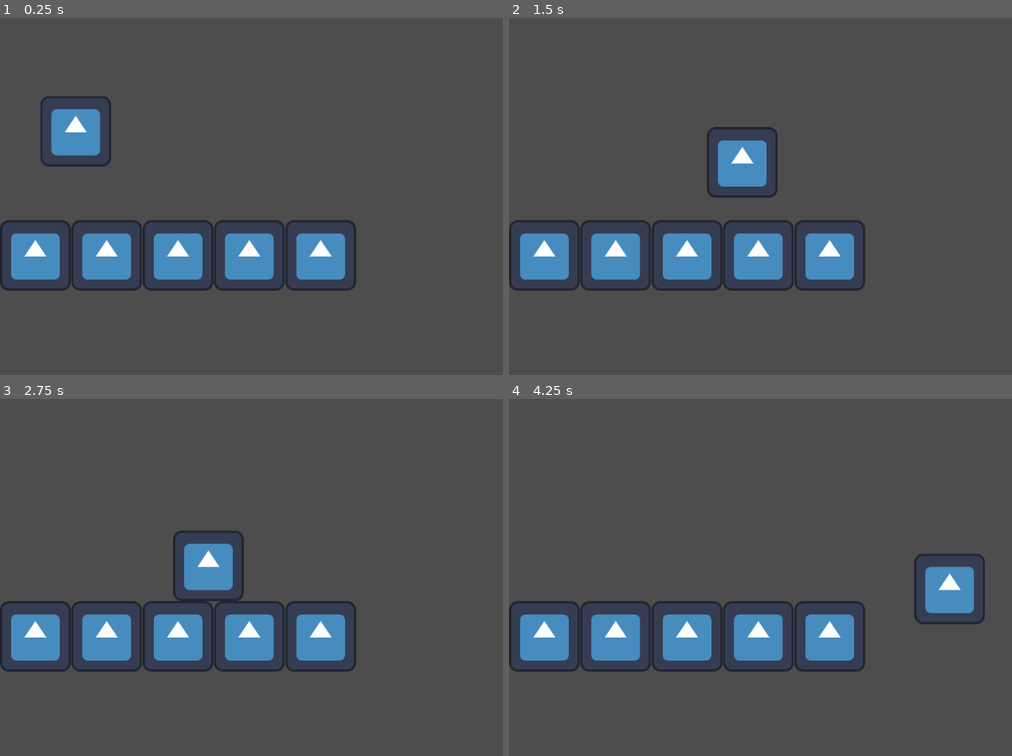
Above: before the commit, frames 1-4 (two rows, left to right).
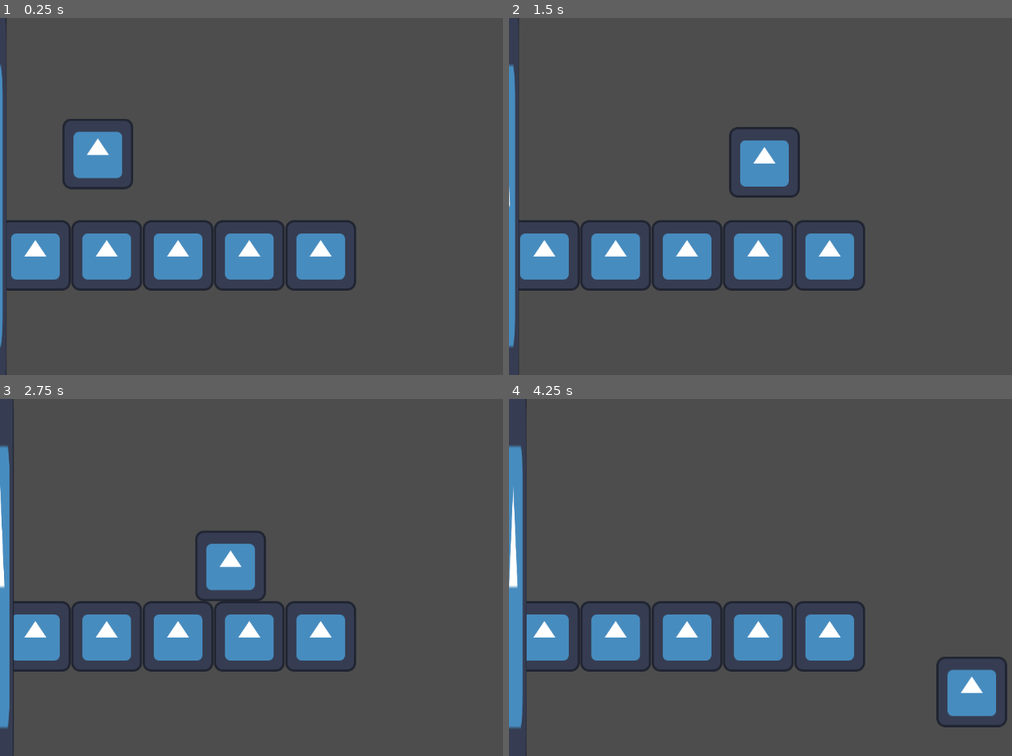
Above: after the commit, the same moments.

Repository: Talen400/42-gd-jam
Game: Godot game, scene res://scenes/world.tscn
Same seed, same stepped clock (60 frames per second), same inputs: the game is played once before the commit and once after it. The engine's default icon, where the game draws it, is replaced by a stand-in: a white triangle on a blue panel in a dark square.
Inputs:
- Up to frame 1 (0.25 s): no input
- Up to frame 2 (1.5 s): hold D (right) from 0.53 s (still down); tap Space (jump) at 0.77 s
- Up to frame 3 (2.75 s): tap Space (jump) at 1.52 s; release D (right) at 2.03 s; hold A (left) from 2.03 s (still down)
- Up to frame 4 (4.25 s): release A (left) at 2.78 s; hold D (right) from 2.78 s (still down); tap Space (jump) at 3.02, 3.77 s

The runs differ from the first frame. In frame 1, 3.0% of the frame differs, in the area x 0-27%, y 0-100%; in frame 2, 2.8%; in frame 3, 3.4%; in frame 4, 5.7%, in the area x 0-100%, y 0-100%.

Commit message:
feat: adding death_wall initial

Diff:
--- a/project.godot
+++ b/project.godot
@@ -23,6 +23,10 @@
 [editor_plugins]
 
 enabled=PackedStringArray("res://addons/debug_menu/plugin.cfg")
+
+[global_group]
+
+players="players"
 
 [input]
 
--- /dev/null
+++ b/scenes/death_wall.tscn
@@ -0,0 +1,22 @@
+[gd_scene format=3 uid="uid://dfim6n1m6qciq"]
+
+[ext_resource type="Script" uid="uid://cfsje63x1dla5" path="res://scripts/death_wall.gd" id="1_flqnd"]
+[ext_resource type="Texture2D" uid="uid://ljgammoqfq2h" path="res://icon.svg" id="2_mbltr"]
+
+[sub_resource type="RectangleShape2D" id="RectangleShape2D_mbltr"]
+size = Vector2(29, 730)
+
+[node name="death_wall" type="Area2D" unique_id=715483078 groups=["players"]]
+script = ExtResource("1_flqnd")
+
+[node name="CollisionShape2D" type="CollisionShape2D" parent="." unique_id=357860831]
+position = Vector2(4.5, 355)
+shape = SubResource("RectangleShape2D_mbltr")
+debug_color = Color(0.8517677, 0.29260057, 0.5898715, 0.41960785)
+
+[node name="Sprite2D" type="Sprite2D" parent="." unique_id=1863853703]
+position = Vector2(-13.499999, 329)
+scale = Vector2(0.38281247, 6.078125)
+texture = ExtResource("2_mbltr")
+
+[connection signal="body_entered" from="." to="." method="_on_body_entered"]
--- a/scenes/player.tscn
+++ b/scenes/player.tscn
@@ -1,12 +1,12 @@
 [gd_scene format=3 uid="uid://du2g430hqsqag"]
 
-[ext_resource type="Texture2D" uid="uid://4q335xxs2p" path="res://icon.svg" id="1_3vyb7"]
+[ext_resource type="Texture2D" uid="uid://ljgammoqfq2h" path="res://icon.svg" id="1_3vyb7"]
 [ext_resource type="Script" uid="uid://cbjtk8f5637fc" path="res://scripts/player_movement.gd" id="1_g2els"]
 
 [sub_resource type="RectangleShape2D" id="RectangleShape2D_g2els"]
 size = Vector2(128, 128)
 
-[node name="Player" type="CharacterBody2D" unique_id=203130167]
+[node name="Player" type="CharacterBody2D" unique_id=203130167 groups=["players"]]
 script = ExtResource("1_g2els")
 
 [node name="Sprite" type="Sprite2D" parent="." unique_id=1061511567]
--- a/scenes/world.tscn
+++ b/scenes/world.tscn
@@ -2,6 +2,7 @@
 
 [ext_resource type="PackedScene" uid="uid://fb5rn2gm7nnt" path="res://scenes/flood.tscn" id="1_nnsk1"]
 [ext_resource type="PackedScene" uid="uid://du2g430hqsqag" path="res://scenes/player.tscn" id="2_rwgxs"]
+[ext_resource type="PackedScene" uid="uid://dfim6n1m6qciq" path="res://scenes/death_wall.tscn" id="3_4wyf3"]
 
 [node name="World" type="Node2D" unique_id=695999303]
 
@@ -21,4 +22,6 @@
 position = Vector2(580, 431)
 
 [node name="Player" parent="." unique_id=203130167 instance=ExtResource("2_rwgxs")]
-position = Vector2(137, 177)
+position = Vector2(177, 218)
+
+[node name="DeathWall" parent="." unique_id=715483078 instance=ExtResource("3_4wyf3")]
--- /dev/null
+++ b/scripts/death_wall.gd
@@ -0,0 +1,18 @@
+extends Area2D
+
+const velocity = 5
+# Called when the node enters the scene tree for the first time.
+
+func _ready() -> void:
+	pass # Replace with function body.
+
+# Called every frame. 'delta' is the elapsed time since the previous frame.
+func _process(delta: float) -> void:
+	position.x += velocity * delta
+	pass
+
+func _on_body_entered(body: Node2D) -> void:
+	print("Entrou!")
+	if body.is_in_group("players"):
+		body.death()
+	pass # Replace with function body.
--- a/scripts/player_movement.gd
+++ b/scripts/player_movement.gd
@@ -4,6 +4,8 @@
 const SPEED = 300.0
 const JUMP_VELOCITY = -400.0
 
+func death() -> void:
+	get_tree().reload_current_scene()
 
 func _physics_process(delta: float) -> void:
 	# Add the gravity.
Not shown, added: scripts/death_wall.gd.uid
